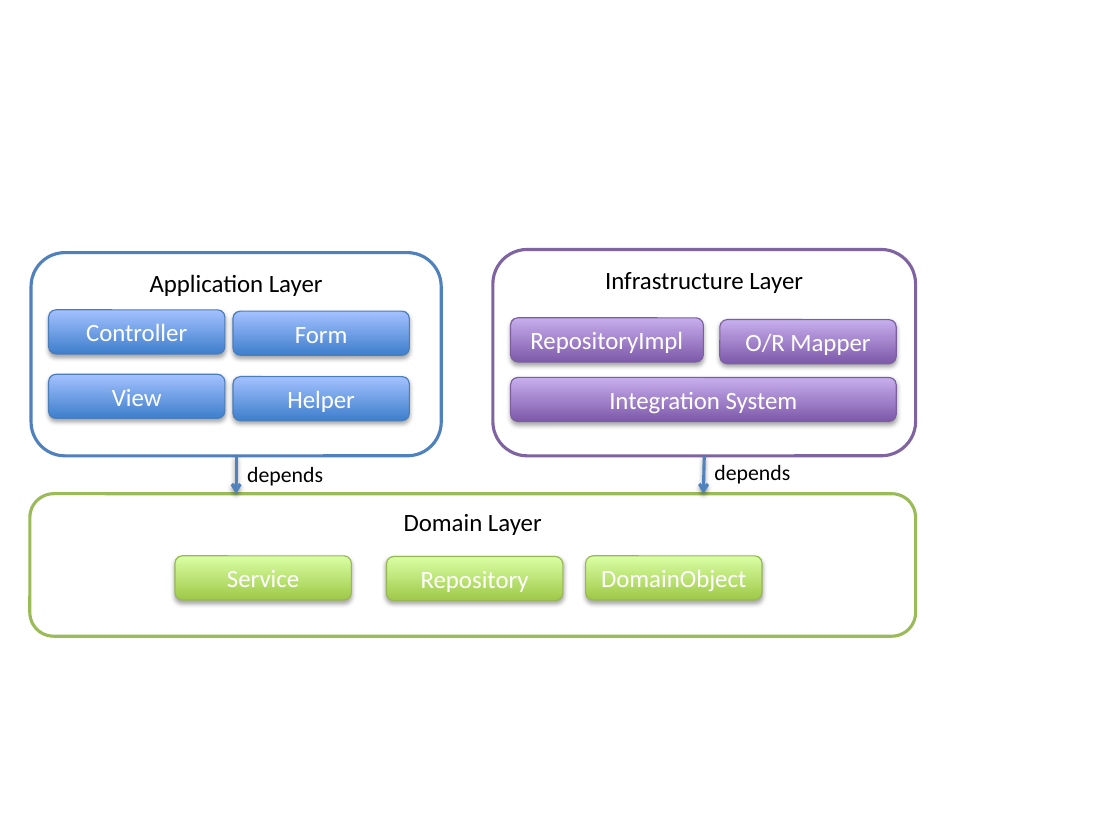
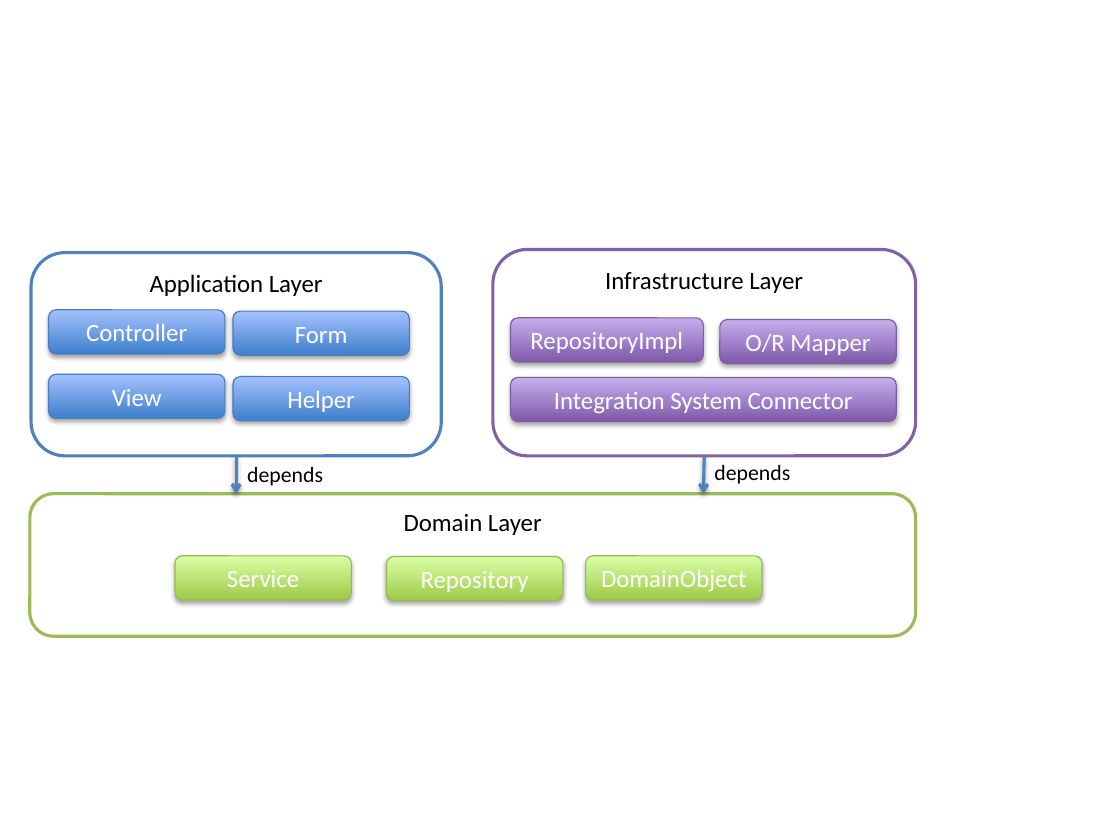
Before and after one commit to garbagetown/guideline, a slide deck: slide 1 of source/Overview/images_ApplicationLayering/materialApplicationLayering.pptx. Drawn at 1120x840 pixels with LibreOffice and Linux fonts; fonts in the diff are those of the drawing. Boxes give left, top, right and bottom in pixels: in the first picture for what was removed or moved away, otherwise in the second. Text is boxed around its words. In the diff, an @@ line names an element or a change of style, - is before the commit and + after.

```diff
--- a/source/Overview/images_ApplicationLayering/materialApplicationLayering.pptx
+++ b/source/Overview/images_ApplicationLayering/materialApplicationLayering.pptx
@@ text in rounded rectangle at [554, 392, 853, 413]: text changed @@
-Integration System
+Integration System Connector
```
Also in this commit, not shown: 3 other slides changed, 10 other files.
